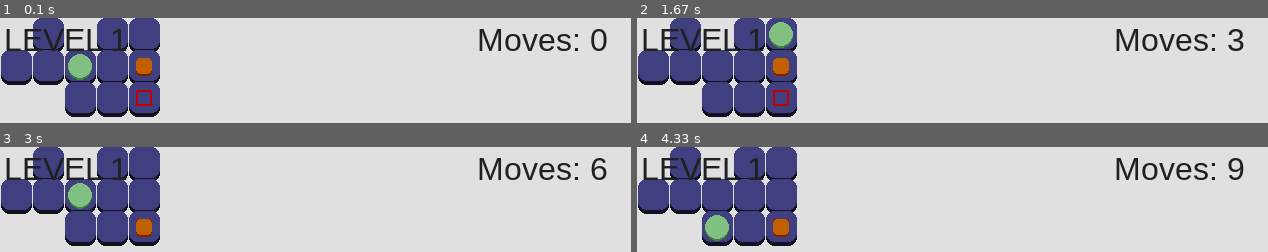
Above: before the commit, frames 1-4 (two rows, left to right).
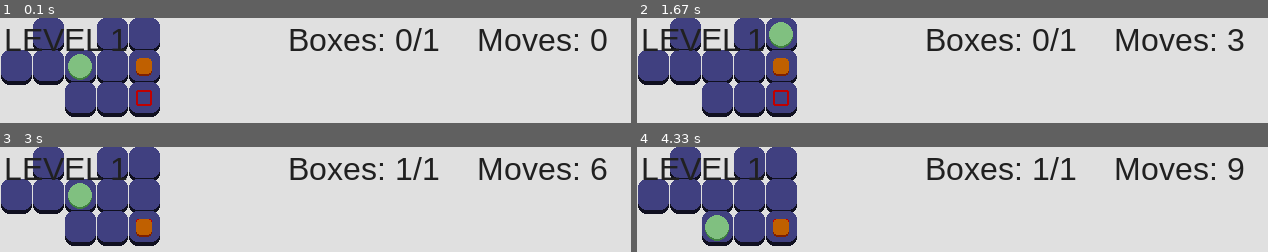
Above: after the commit, the same moments.

Repository: JasonNumberThirteen/pygameSokoban
Game: pygame game, started from sokoban.py
The game is run twice, just before and just after one commit, with the same random seed, the same clock (stepped at 60 frames per second) and the same inputs.
Inputs:
- Up to frame 1 (0.1 s): no input
- Up to frame 2 (1.67 s): hold D 0.33-0.8 s; hold W 0.83-1.13 s; hold D 1.17-1.63 s
- Up to frame 3 (3 s): hold A 1.67-2.2 s; hold S 2.23-2.53 s; hold A 2.57-2.97 s
- Up to frame 4 (4.33 s): hold D 3-3.63 s; hold S 3.67-4.03 s; hold A from 4.07 s (still down)

The runs differ from the first frame. In frame 1, 1.8% of the frame differs, in the area x 45-70%, y 9-32%; in frame 2, 1.8%; in frame 3, 1.7%; in frame 4, 1.7%.

Commit message:
Add a boxes counter as a text

Diff:
--- a/box.py
+++ b/box.py
@@ -5,6 +5,7 @@
 	def __init__(self, x, y):
 		self.x = x
 		self.y = y
+		self.is_in_slot = False
 
 	def draw(self, surface):
 		x = self.x*constants.TILE_WIDTH + (constants.TILE_WIDTH - constants.BOX_WIDTH) // 2
@@ -24,6 +25,15 @@
 		self.x += offset_x
 		self.y += offset_y
 
+		self.check_if_it_is_in_slot(level)
+
+	def check_if_it_is_in_slot(self, level):
 		for bs in level.boxes_slots:
-			if self.x == bs.x and self.y == bs.y:
-				print("Inserted box to the correct place!")
+			if self.x == bs.x and self.y == bs.y and not self.is_in_slot:
+				self.is_in_slot = True
+
+				break
+			elif self.is_in_slot:
+				self.is_in_correct_place = False
+
+				break
--- a/game.py
+++ b/game.py
@@ -11,7 +11,7 @@
 		self.canvas = pygame.display.set_mode((width, height))
 		self.is_running = True
 		self.level = level.Level("level1.csv", 1)
-		self.ui = game_ui.GameUI(self.level.player.moves, self.level.number)
+		self.ui = game_ui.GameUI(self.level.player.moves, self.level)
 
 		self.loop()
 		pygame.quit()
--- a/game_ui.py
+++ b/game_ui.py
@@ -2,15 +2,23 @@
 import constants
 
 class GameUI(object):
-	def __init__(self, moves, level_number):
-		self.level_counter = text.Text("LEVEL " + str(level_number), 4, 4, (32, 32, 32))
+	def __init__(self, moves, level):
+		self.level_counter = text.Text("LEVEL " + str(level.number), 4, 4, (32, 32, 32))
 		self.moves_counter = text.Text("Moves: " + str(moves), 4, 4, (32, 32, 32))
+		self.boxes_counter = text.Text("", 4, 4, (32, 32, 32))
 
 		self.moves_counter.rect.right = constants.GAME_WIDTH - 32
+		self.boxes_counter.rect.right = constants.GAME_WIDTH // 2 - 32
+
+		self.update_boxes_counter(level)
 
 	def draw(self, surface):
 		self.level_counter.draw(surface)
 		self.moves_counter.draw(surface)
+		self.boxes_counter.draw(surface)
 
 	def update_moves_counter(self, moves):
 		self.moves_counter.set_text("Moves: " + str(moves))
+
+	def update_boxes_counter(self, level):
+		self.boxes_counter.set_text("Boxes: " + str(level.inserted_boxes()) + "/" + str(len(level.boxes)))
--- a/level.py
+++ b/level.py
@@ -21,3 +21,12 @@
 			b.draw(surface)
 
 		self.player.draw(surface)
+
+	def inserted_boxes(self):
+		count = 0
+
+		for b in self.boxes:
+			if b.is_in_slot:
+				count += 1
+
+		return count
--- a/player.py
+++ b/player.py
@@ -14,21 +14,25 @@
 				self.moves += 1
 
 				ui.update_moves_counter(self.moves)
+				ui.update_boxes_counter(level)
 			elif self.can_move_down(event, level):
 				self.y += 1
 				self.moves += 1
 
 				ui.update_moves_counter(self.moves)
+				ui.update_boxes_counter(level)
 			elif self.can_move_left(event, level):
 				self.x -= 1
 				self.moves += 1
 
 				ui.update_moves_counter(self.moves)
+				ui.update_boxes_counter(level)
 			elif self.can_move_right(event, level):
 				self.x += 1
 				self.moves += 1
 
 				ui.update_moves_counter(self.moves)
+				ui.update_boxes_counter(level)
 
 	def can_move_up(self, event, level):
 		return self.can_move_to(level, 0, -1) and self.pressed_key(event, "w")
